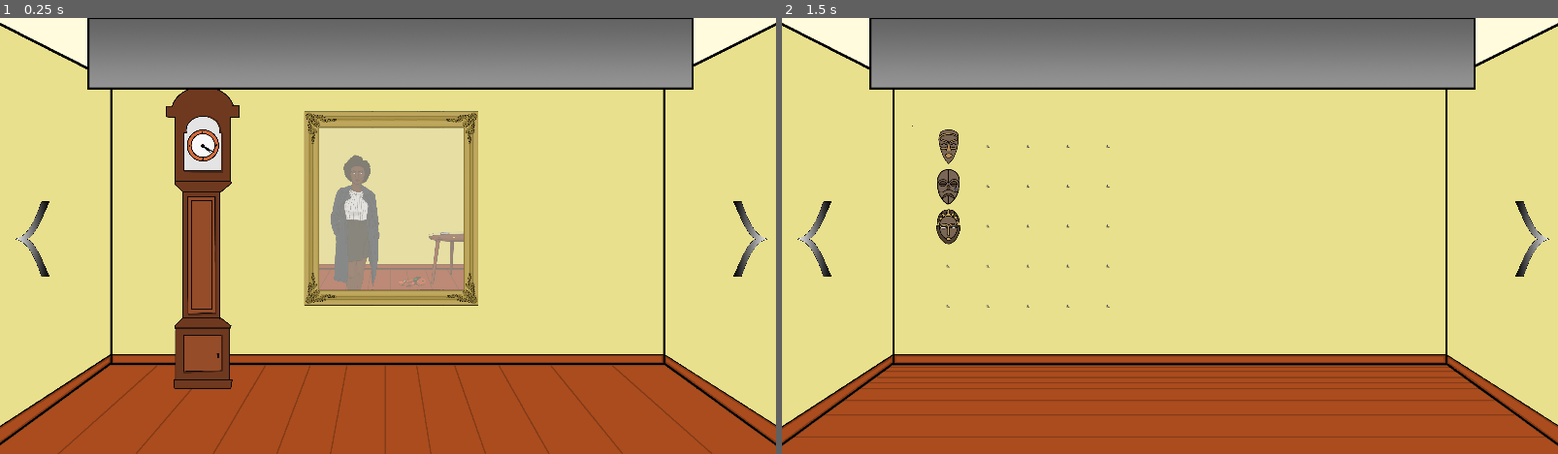
Above: before the commit, frames 1-2 (left to right).
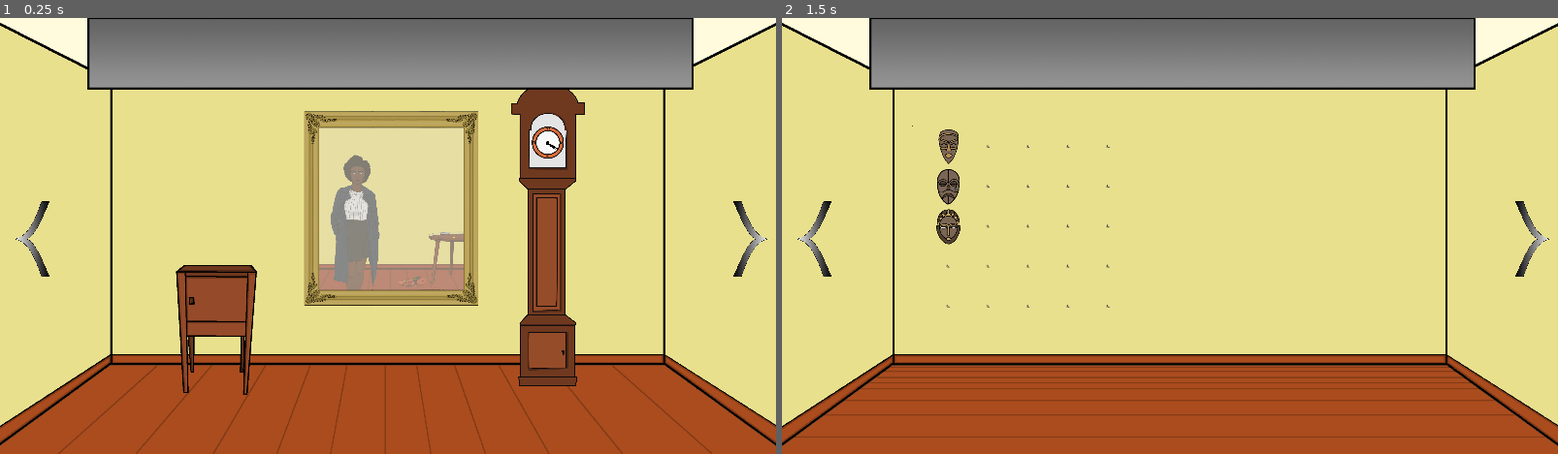
Above: after the commit, the same moments.

Repository: Paulpanther/GameJam11
Game: Godot game, scene res://Scenes/Main.tscn
The game is run twice, just before and just after one commit, with the same random seed, the same clock (stepped at 60 frames per second) and the same inputs.
Inputs (mouse positions are in pixels of both pictures, inside the frame that each line leads up to):
- Up to frame 1 (0.25 s): no input
- Up to frame 2 (1.5 s): tap Enter at 0.5 s; move the mouse to (1030, 240) at 0.52 s; click (1030, 240) at 0.67 s; tap Space at 1.25 s; move the mouse to (813, 236) at 1.27 s; click (813, 236) at 1.42 s

The runs differ from the first frame. In frame 1, 8.8% of the frame differs, in the area x 21-76%, y 16-87%; in frame 2, nothing differs.

Commit message:
Add flower interaction

Diff:
--- /dev/null
+++ b/Scenes/Room1/Drawer.tscn
@@ -0,0 +1,24 @@
+[gd_scene load_steps=5 format=2]
+
+[ext_resource path="res://Scripts/Room1/drawer.gd" type="Script" id=1]
+[ext_resource path="res://Sprites/Room1/kommode.png" type="Texture" id=2]
+[ext_resource path="res://Sprites/Room1/kommode_open.png" type="Texture" id=3]
+
+[sub_resource type="RectangleShape2D" id=1]
+extents = Vector2( 163.538, 255.271 )
+
+[node name="Drawer" type="Node2D"]
+script = ExtResource( 1 )
+
+[node name="DrawerOpen" type="Sprite" parent="."]
+texture = ExtResource( 3 )
+
+[node name="DrawerClosed" type="Sprite" parent="."]
+texture = ExtResource( 2 )
+
+[node name="DrawerTrigger" type="Area2D" parent="."]
+
+[node name="CollisionShape2D" type="CollisionShape2D" parent="DrawerTrigger"]
+position = Vector2( -62, -26 )
+shape = SubResource( 1 )
+[connection signal="input_event" from="DrawerTrigger" to="." method="on_click"]
--- /dev/null
+++ b/Scenes/Room1/DrawerDetail.tscn
@@ -0,0 +1,16 @@
+[gd_scene load_steps=3 format=2]
+
+[ext_resource path="res://Sprites/wall1.png" type="Texture" id=1]
+[ext_resource path="res://Scenes/Room1/Drawer.tscn" type="PackedScene" id=2]
+
+[node name="DrawerDetail" type="Node2D"]
+
+[node name="Sprite" type="Sprite" parent="."]
+position = Vector2( 966.656, 523.148 )
+scale = Vector2( 1.49169, 1.49169 )
+texture = ExtResource( 1 )
+
+[node name="Drawer" parent="." instance=ExtResource( 2 )]
+position = Vector2( 996.26, 810.931 )
+scale = Vector2( 1.2, 1.2 )
+interactable = true
--- a/Scenes/Room1/Room1.tscn
+++ b/Scenes/Room1/Room1.tscn
@@ -7,6 +7,7 @@
 [ext_resource path="res://Sprites/Room1/Clock/clockhand_small.png" type="Texture" id=5]
 [ext_resource path="res://Sprites/Room1/Clock/clockhand_big.png" type="Texture" id=6]
 [ext_resource path="res://Scenes/Room1/gfc_script_main_view.gd" type="Script" id=7]
+[ext_resource path="res://Scenes/Room1/Drawer.tscn" type="PackedScene" id=8]
 
 [node name="Room1" type="Node2D"]
 script = ExtResource( 2 )
@@ -16,7 +17,7 @@
 texture = ExtResource( 1 )
 
 [node name="GrandfatherClock" type="Sprite" parent="."]
-position = Vector2( 502.277, 543.672 )
+position = Vector2( 1355.76, 536.545 )
 scale = Vector2( 0.25, 0.25 )
 texture = ExtResource( 4 )
 script = ExtResource( 7 )
@@ -51,4 +52,8 @@
 position = Vector2( 967.516, 471.76 )
 scale = Vector2( 0.484112, 0.484112 )
 texture = ExtResource( 3 )
+
+[node name="Drawer" parent="." instance=ExtResource( 8 )]
+position = Vector2( 572.217, 772.398 )
+scale = Vector2( 0.6, 0.6 )
 [connection signal="input_event" from="GrandfatherClock/GFCTop" to="." method="_on_GFCTop_input_event"]
--- a/Scenes/Room3/TableAndFlower.tscn
+++ b/Scenes/Room3/TableAndFlower.tscn
@@ -1,10 +1,11 @@
-[gd_scene load_steps=8 format=2]
+[gd_scene load_steps=9 format=2]
 
 [ext_resource path="res://Scripts/Room3/table_and_flower.gd" type="Script" id=1]
 [ext_resource path="res://Sprites/Room3/flower2.png" type="Texture" id=2]
 [ext_resource path="res://Sprites/Room3/table.png" type="Texture" id=3]
 [ext_resource path="res://Sprites/Room3/flower1.png" type="Texture" id=4]
 [ext_resource path="res://Sprites/Room3/flower_broken.png" type="Texture" id=5]
+[ext_resource path="res://Sprites/Room3/flower0.png" type="Texture" id=6]
 
 [sub_resource type="CircleShape2D" id=1]
 radius = 592.106
@@ -18,6 +19,11 @@
 
 [node name="Table" type="Sprite" parent="."]
 texture = ExtResource( 3 )
+
+[node name="Flower0" type="Sprite" parent="."]
+position = Vector2( -218, -460.158 )
+scale = Vector2( 0.7, 0.7 )
+texture = ExtResource( 6 )
 
 [node name="Flower1" type="Sprite" parent="."]
 position = Vector2( -217.373, -458.611 )
--- a/Scripts/Globals/global_flower_pot.gd
+++ b/Scripts/Globals/global_flower_pot.gd
@@ -11,4 +11,6 @@
 
 var window_state = "closed"
 
-var flower_state = 1
+var flower_state = 0
+
+var drawer_open = false
--- a/Scripts/Globals/items.gd
+++ b/Scripts/Globals/items.gd
@@ -4,3 +4,4 @@
 
 var poem_paper = _proto_item.new("res://Sprites/Items/paper.png", "Folded Paper", "You found a folded piece of paper", "res://Sprites/Items/poem.png")
 var hook_shaped_key = _proto_item.new("res://Sprites/Items/hook_shaped_key.png", "Hook shaped Key", "A hook-shaped key fall from the wall", null)
+var seeds = _proto_item.new("res://Sprites/Items/seeds_small.png", "Seeds", "You open the drawer and find a pack of labeled seeds", "res://Sprites/Items/seeds.png")
--- /dev/null
+++ b/Scripts/Room1/drawer.gd
@@ -0,0 +1,27 @@
+extends Node
+
+export (bool) var interactable = false
+
+func _ready():
+	_update_state()
+
+func on_detail_return():
+	_update_state()
+
+func _update_state():
+	$DrawerClosed.hide()
+	$DrawerOpen.hide()
+	if GlobalFlowerPot.drawer_open:
+		$DrawerOpen.show()
+	else:
+		$DrawerClosed.show()
+
+func on_click(viewport, event, shape_idx):
+	if (event is InputEventMouseButton && event.pressed):
+		if interactable:
+			if not GlobalFlowerPot.drawer_open:
+				GlobalFlowerPot.drawer_open = true
+				Inv.inventory.add_item(Items.seeds)
+				_update_state()
+		else:
+			SceneStack.switch_scene("res://Scenes/Room1/DrawerDetail.tscn")
--- a/Scripts/Room1/room1.gd
+++ b/Scripts/Room1/room1.gd
@@ -6,3 +6,4 @@
 
 func on_detail_return():
 	get_node("GrandfatherClock").on_detail_return()
+	$Drawer.on_detail_return()
--- a/Scripts/Room3/table_and_flower.gd
+++ b/Scripts/Room3/table_and_flower.gd
@@ -12,9 +12,14 @@
 
 func on_flower_click(viewport, event, shape_idx):
 	if (event is InputEventMouseButton && event.pressed):
-		if interactable and GlobalFlowerPot.flower_state == 2:
-			GlobalFlowerPot.flower_state = 3
-			#Inv.inventory.add_item(Items.door_key)
+		if interactable:
+			if GlobalFlowerPot.flower_state == 0 and Inv.inventory.get_selected_item() == Items.seeds:
+				Inv.inventory.remove_item(Items.seeds)
+				GlobalFlowerPot.flower_state = 1
+			elif GlobalFlowerPot.flower_state == 2:
+				GlobalFlowerPot.flower_state = 3
+				#Inv.inventory.add_item(Items.door_key)
+		_update_image()
 
 func on_table_click(viewport, event, shape_idx):
 	if (event is InputEventMouseButton && event.pressed):
@@ -25,9 +30,12 @@
 				SceneStack.switch_scene("res://Scenes/Room3/TableDetail.tscn")
 
 func _update_image():
+	$Flower0.hide()
 	$Flower1.hide()
 	$Flower2.hide()
 	$Flower3.hide()
+	if GlobalFlowerPot.flower_state == 0:
+		$Flower0.show()
 	if GlobalFlowerPot.flower_state == 1:
 		$Flower1.show()
 	if GlobalFlowerPot.flower_state == 2:
Not shown: 1 places in Scenes/Room1/Room1.tscn that only renumber resources
Binary file added: Sprites/Items/seeds.png
Not shown, added: Sprites/Items/seeds.png.import
Binary file added: Sprites/Items/seeds_small.png
Not shown, added: Sprites/Items/seeds_small.png.import
Binary file added: Sprites/Room1/kommode.png
Not shown, added: Sprites/Room1/kommode.png.import
Binary file added: Sprites/Room1/kommode_open.png
Not shown, added: Sprites/Room1/kommode_open.png.import
Binary file added: Sprites/Room3/flower0.png
Not shown, added: Sprites/Room3/flower0.png.import
